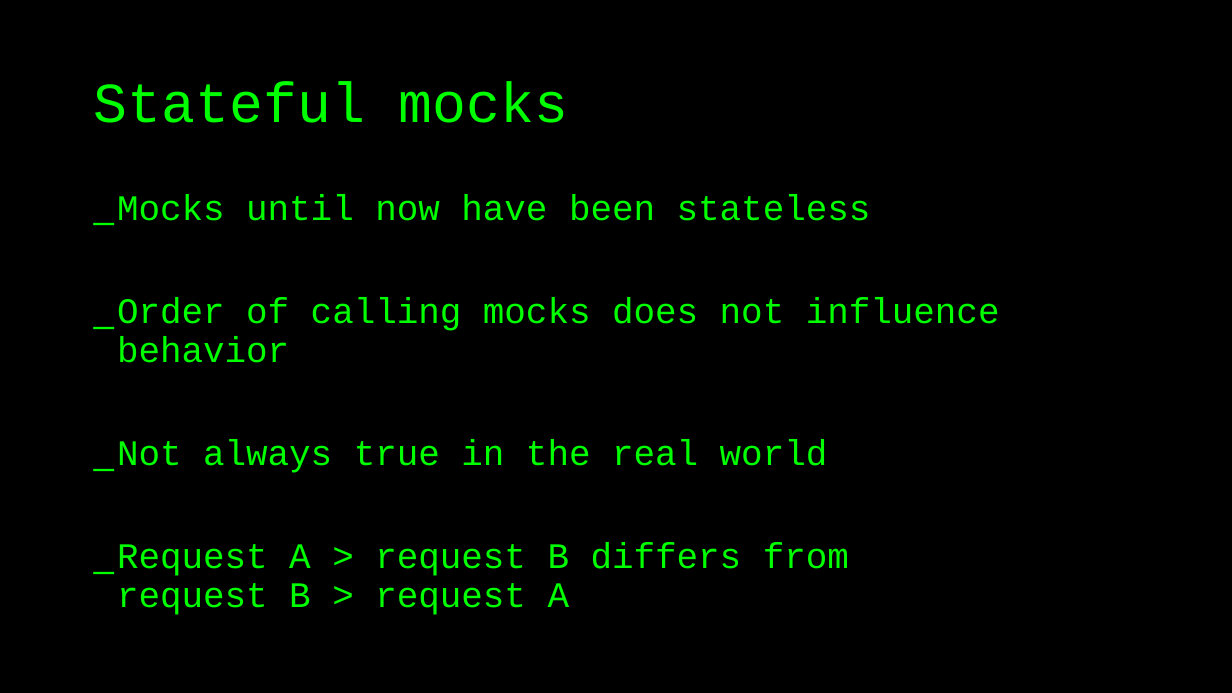
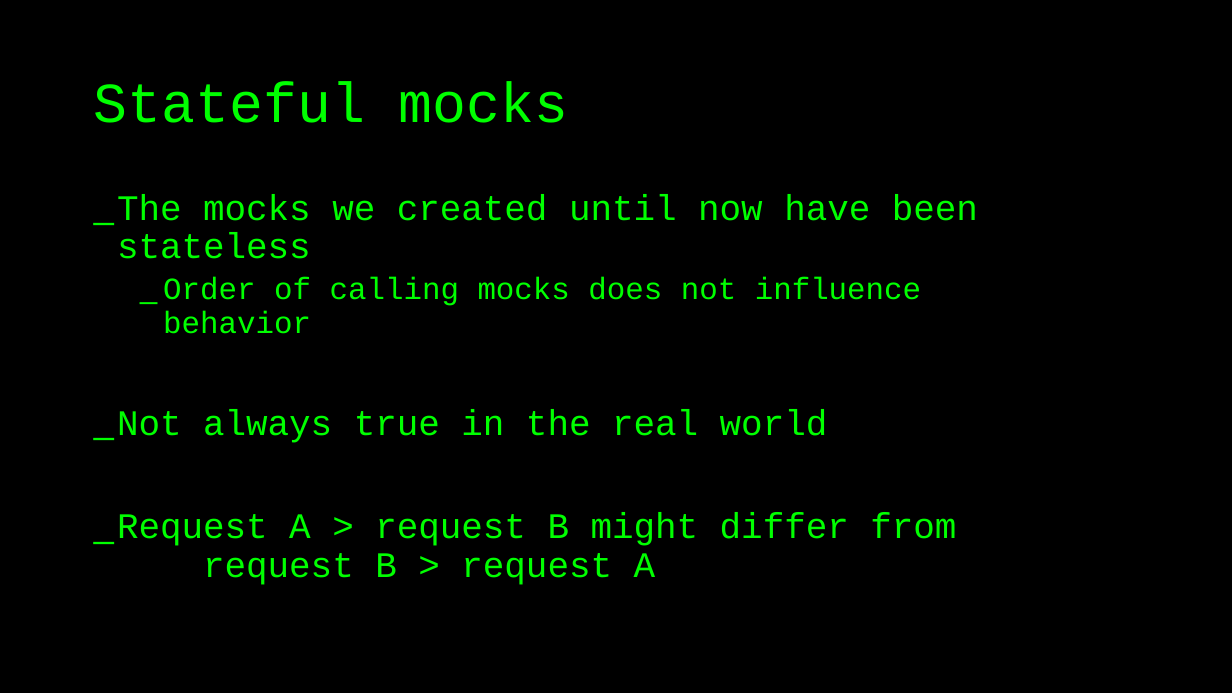
Before and after one commit to basdijkstra/wiremock-workshop, a slide deck: slide 34 of wiremock_workshop.pptx (slide 35 before the commit). Drawn at 1232x693 pixels with LibreOffice and Linux fonts; fonts in the diff are those of the drawing. Boxes give left, top, right and bottom in pixels: in the first picture for what was removed or moved away, otherwise in the second. Text is boxed around its words. In the diff, an @@ line names an element or a change of style, - is before the commit and + after.

```diff
--- a/wiremock_workshop.pptx
+++ b/wiremock_workshop.pptx
@@ text at (x1=117, y1=194, x2=978, y2=259): text changed @@
-_ Mocks until now have been stateless
+_ The mocks we created until now have been stateless
@@ text at (x1=163, y1=277, x2=921, y2=334): size 28 to 24 pt in "Order of calling mocks does not influence ..."; list level 1 to 2 in "Order of calling mocks does ..." @@
@@ text at (x1=117, y1=513, x2=956, y2=585): text changed @@
-_ Request A > request B differs from request B > request A
+_ Request A > request B might differ from request B > request A
```
Also in this commit, not shown: 2 other slides changed, 7 slides added, 1 slide removed.
